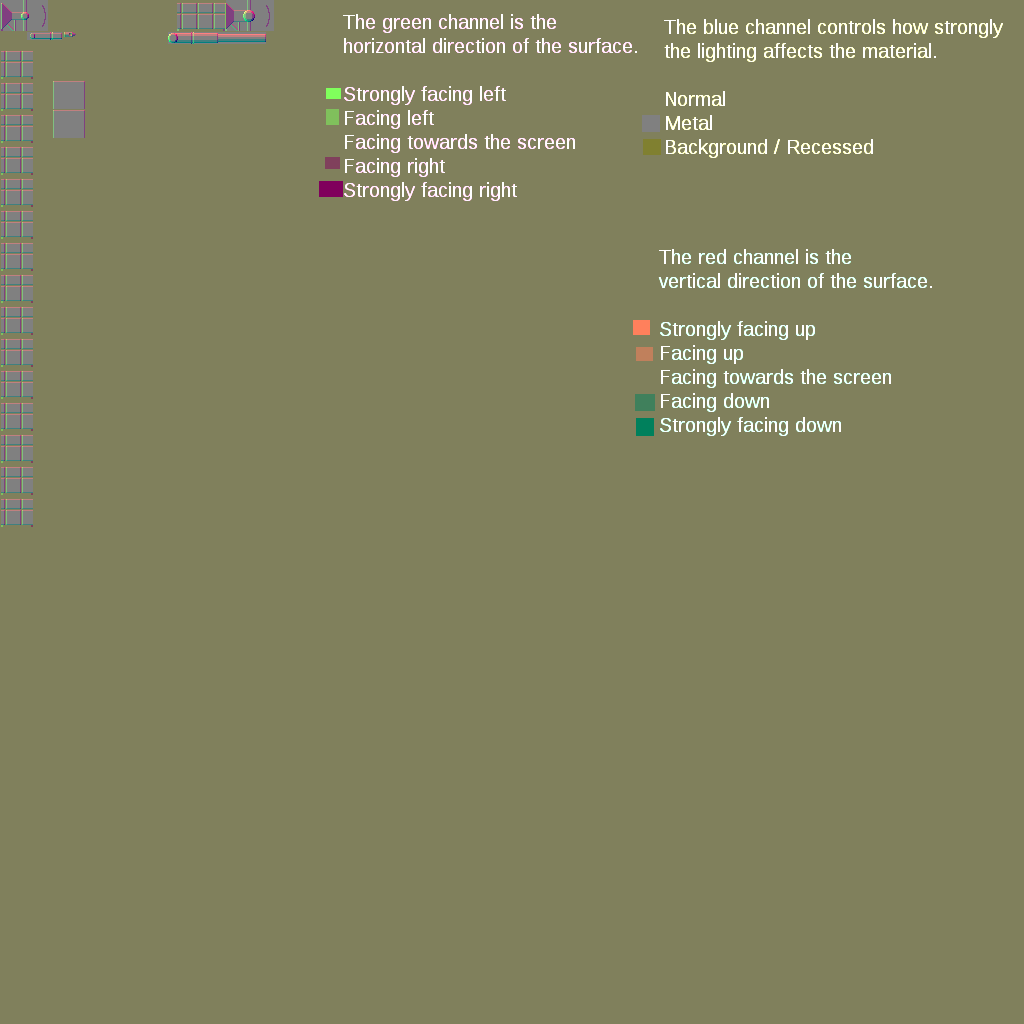
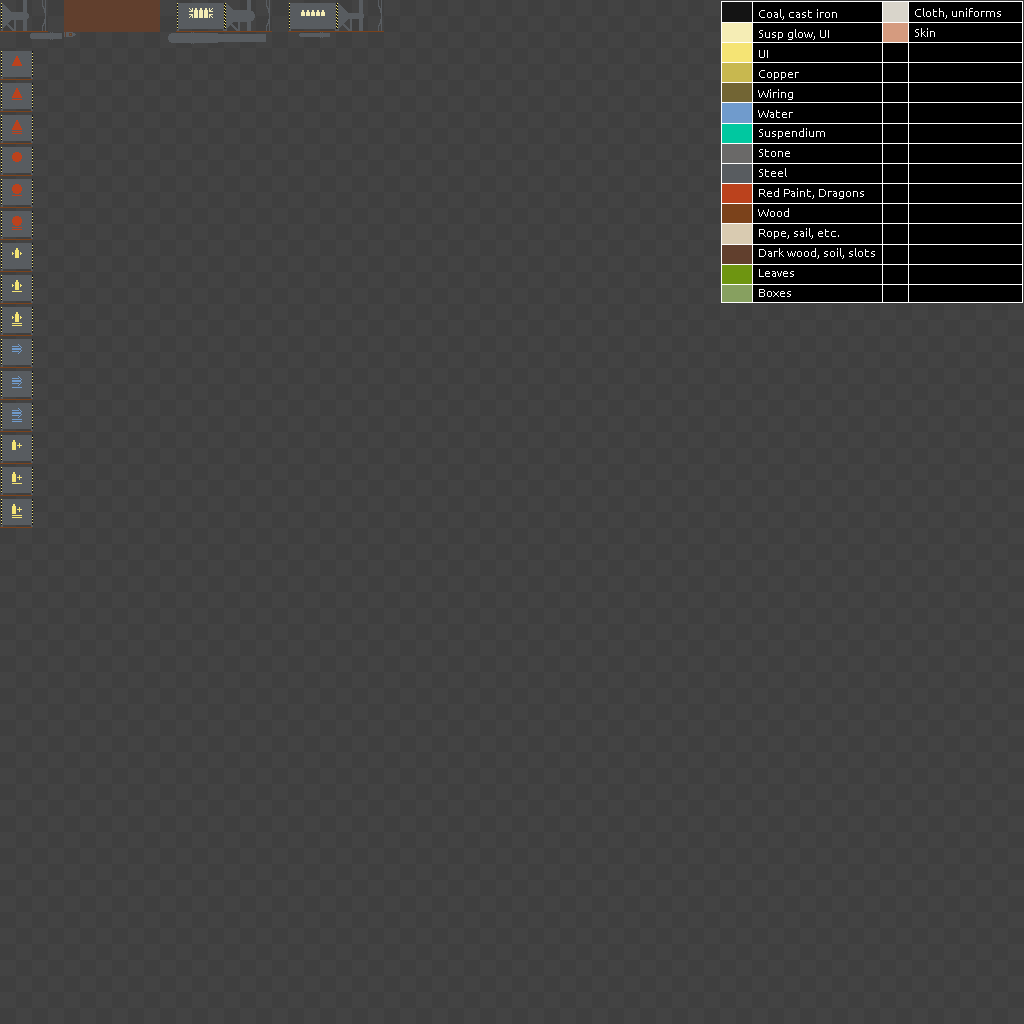
The second 1024 × 1024 image is a revision of the first. Changes to its layers:
hid group "my_spritesheet_bump" (3 layers) over [left=0, top=0, right=1024, bottom=1024]
painted on "Shiny" over [left=288, top=0, right=1003, bottom=158]
painted on "Horizontal" over [left=30, top=0, right=901, bottom=201]
painted on "Vertical" over [left=30, top=3, right=932, bottom=436]
painted on "my_spritesheet" over [left=318, top=32, right=330, bottom=38]
